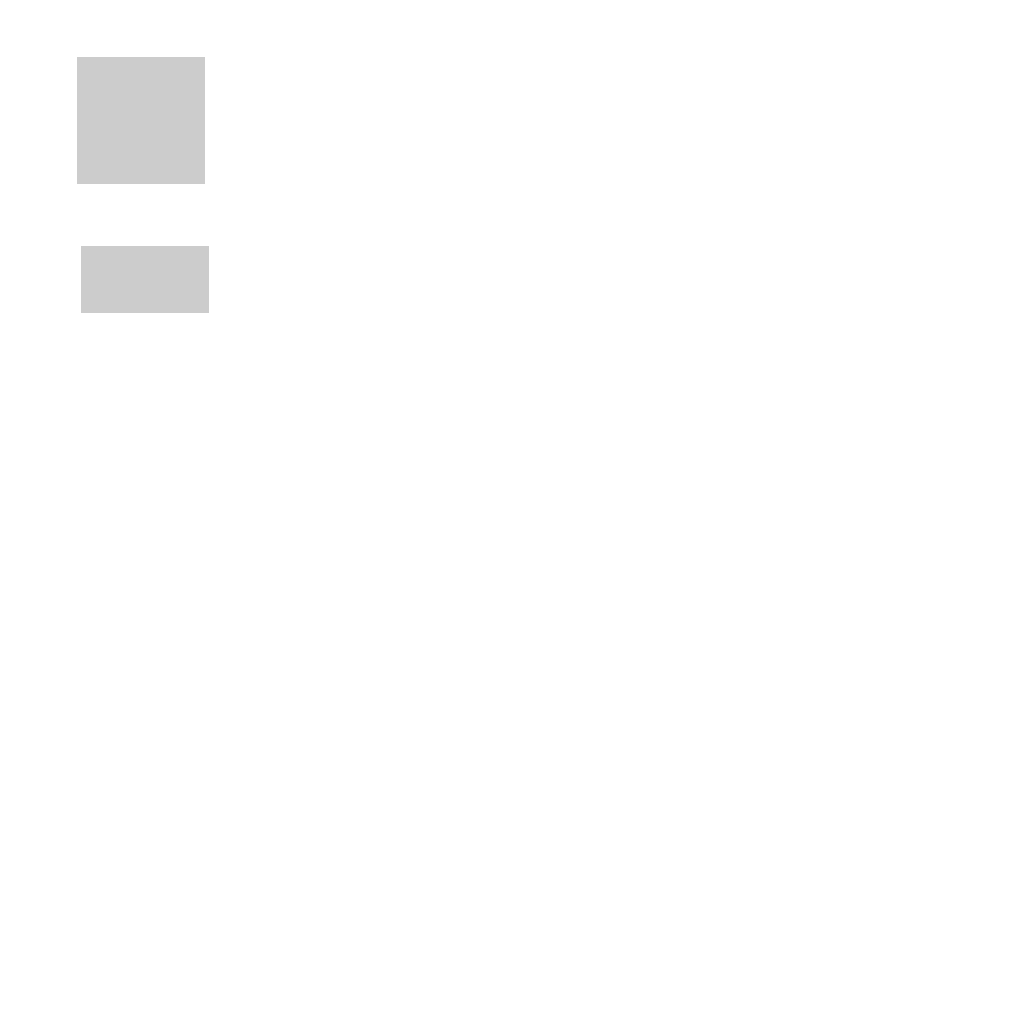
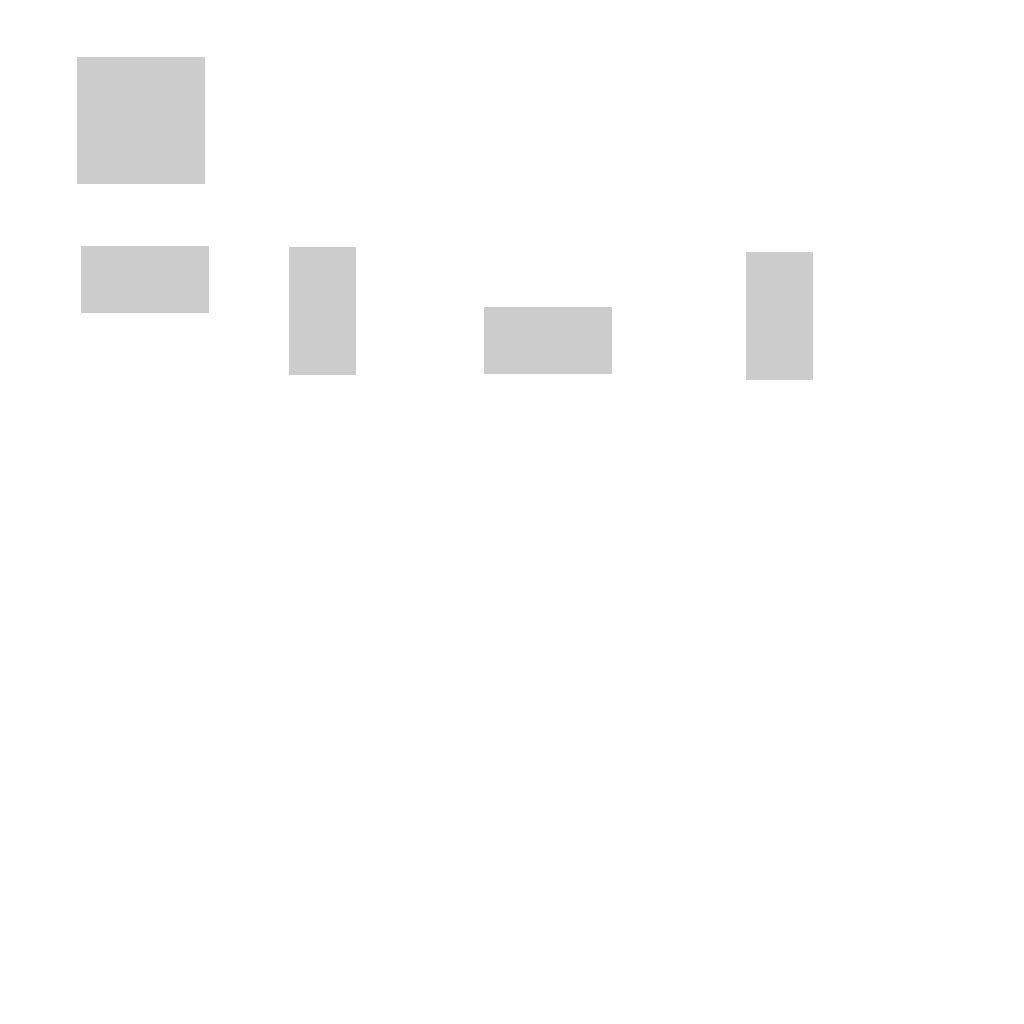
Layer changes from the first 1024×1024 image to the second:
painted on "Layer 2 Merged" over [289, 247, 813, 380]
